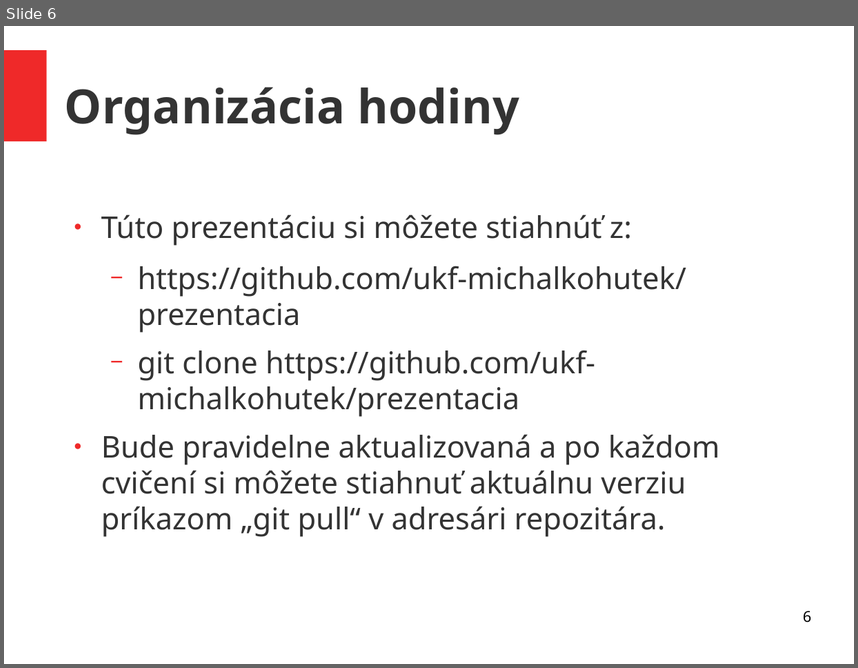
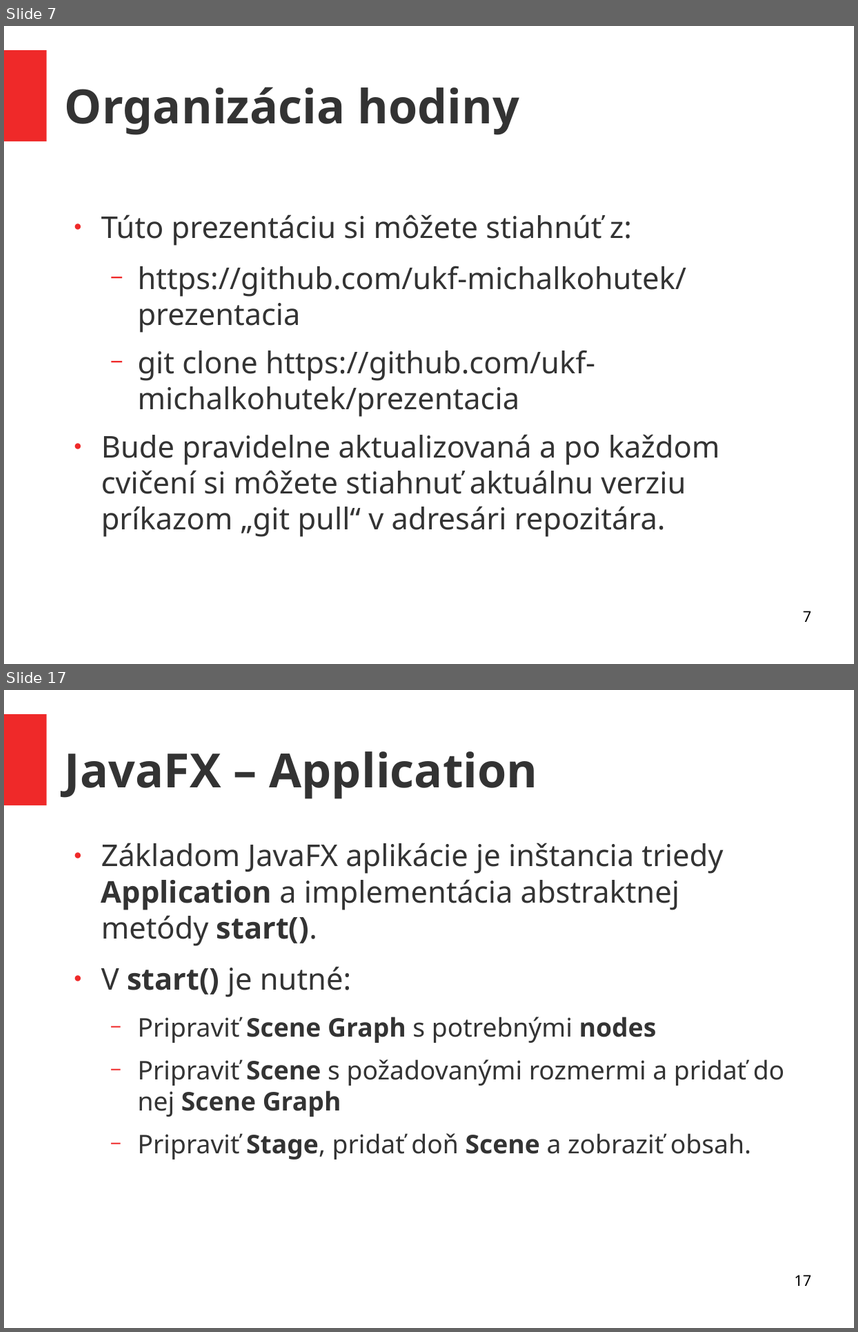
Before and after one commit to ukf-michalkohutek/prezentacia, a slide deck: seminar2.odp. Shown one above the other, each under a label of ours: slide 6 before the commit, slides 7 and 17 after it; the slides between them are not shown. The pictures are 858x668 and 858x1332 pixels, drawn with LibreOffice and Linux fonts; fonts in the diff are those of the drawing. Boxes give left, top, right and bottom in pixels: in the first picture for what was removed or moved away, otherwise in the second. Text is boxed around its words. In the diff, an @@ line names an element or a change of style, - is before the commit and + after.

```diff
--- a/seminar2.odp
+++ b/seminar2.odp
@@ slide 17 added at (4,690,854,1328), background #FFFFFF; not listed: 1 template element that a slide beside it also shows @@
@@ title added at (65,751,538,799), 44 pt, text #333333, bold @@
+JavaFX – Application
@@ text added at (101,842,784,1159), 24 pt, text #333333 @@
+● Základom JavaFX aplikácie je inštancia triedy Application a implementácia abstraktnej metódy start().
+● V start() je nutné:
+  − Pripraviť Scene Graph s potrebnými nodes
+  − Pripraviť Scene s požadovanými rozmermi a pridať do nej Scene Graph
+  − Pripraviť Stage, pridať doň Scene a zobraziť obsah.
@@ page number added at (794,1274,811,1285), 14 pt, text #000000 @@
+17
@@ what was slide 6 is now slide 7 @@
@@ page number at (803,610,811,621): text changed @@
-6
+7
```
Also in this commit, not shown: 1 slide changed, 17 other slides added, 1 other file.
